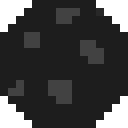
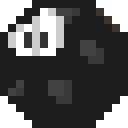
Two versions of the same layered image (128×128). Layer-by-layer changes:
added layer "Layer #3" above "Layer copy" over bbox(8, 8, 64, 56)
added layer "Layer copy" above "Layer" over bbox(8, 8, 120, 104)
hid "Layer" over bbox(8, 8, 120, 104)
